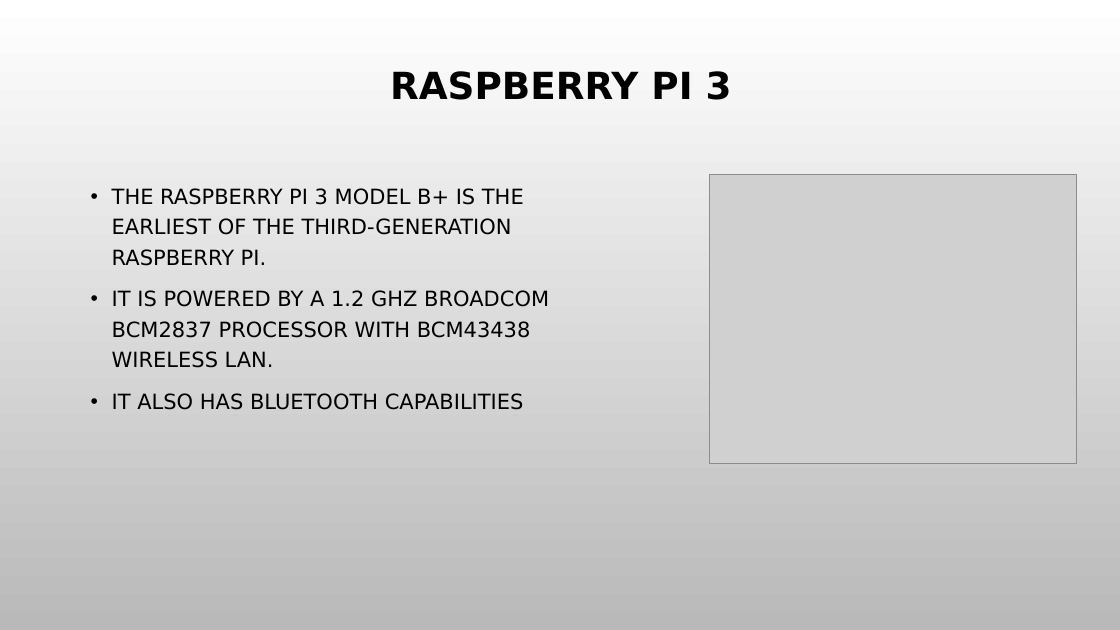
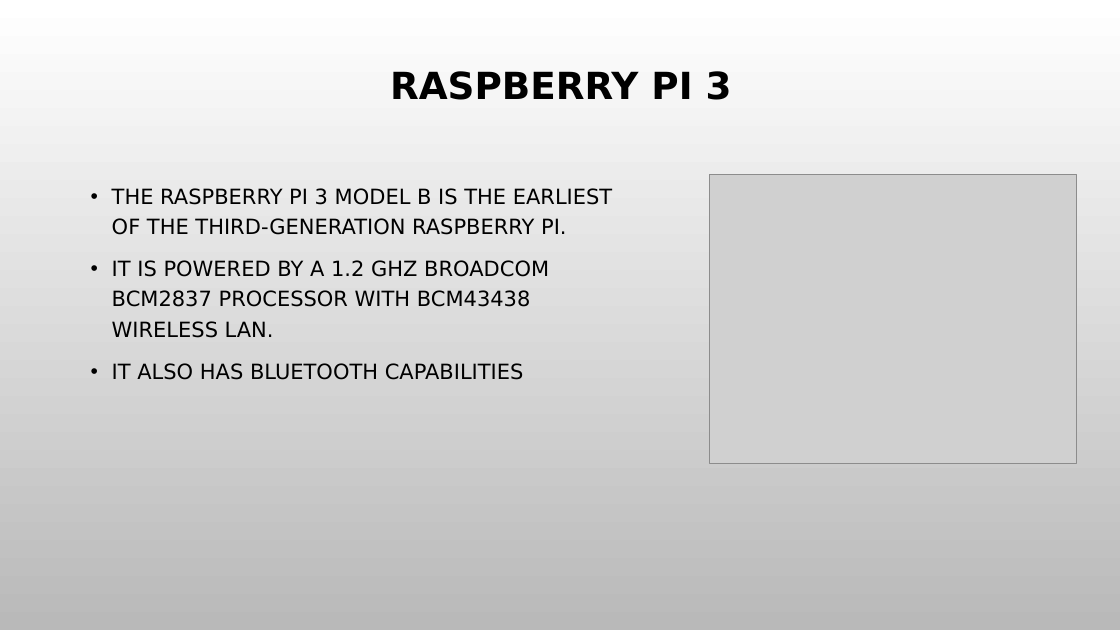
Before and after one commit to vijaykumarrpai/mca-code, a slide deck: slide 6 of 4th Sem/IOT/Alligator.pptx. Drawn at 1120x630 pixels with LibreOffice and Linux fonts; fonts in the diff are those of the drawing; grey boxes stand for pictures; background and template pictures are left out. Boxes give left, top, right and bottom in pixels: in the first picture for what was removed or moved away, otherwise in the second. Text is boxed around its words. In the diff, an @@ line names an element or a change of style, - is before the commit and + after.

```diff
--- a/4th Sem/IOT/Alligator.pptx
+++ b/4th Sem/IOT/Alligator.pptx
@@ text at (112,188,612,235): text changed @@
-• THE RASPBERRY PI 3 MODEL B+ IS THE EARLIEST OF THE THIRD-GENERATION RASPBERRY PI.
+• THE RASPBERRY PI 3 MODEL B IS THE EARLIEST OF THE THIRD-GENERATION RASPBERRY PI.
```
Also in this commit, not shown: 2 other slides changed, 2 slides added, 3 slides removed, 5 other files.
